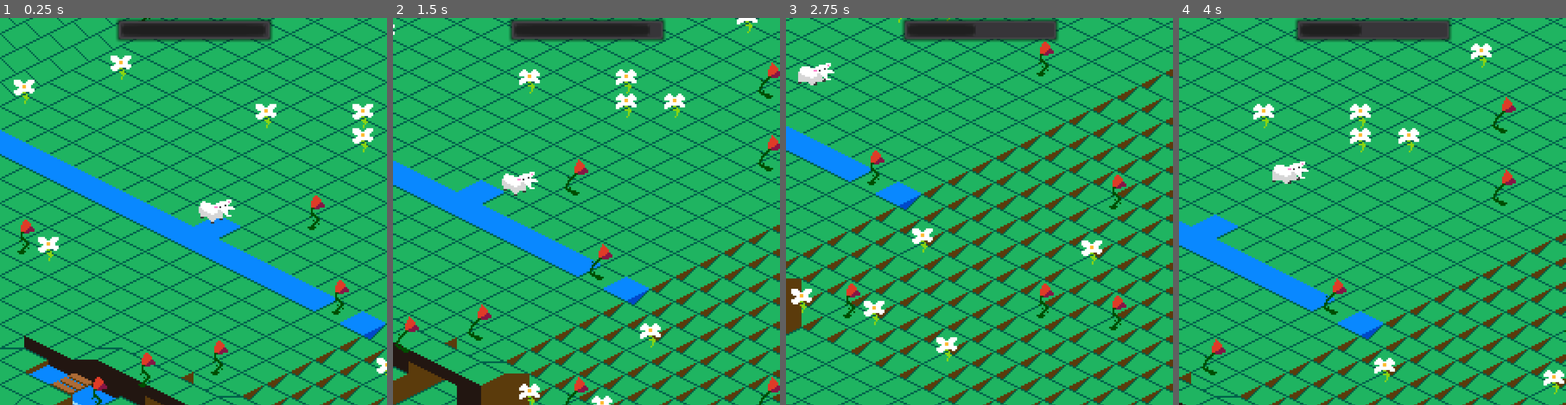
Above: before the commit, frames 1-4 (left to right).
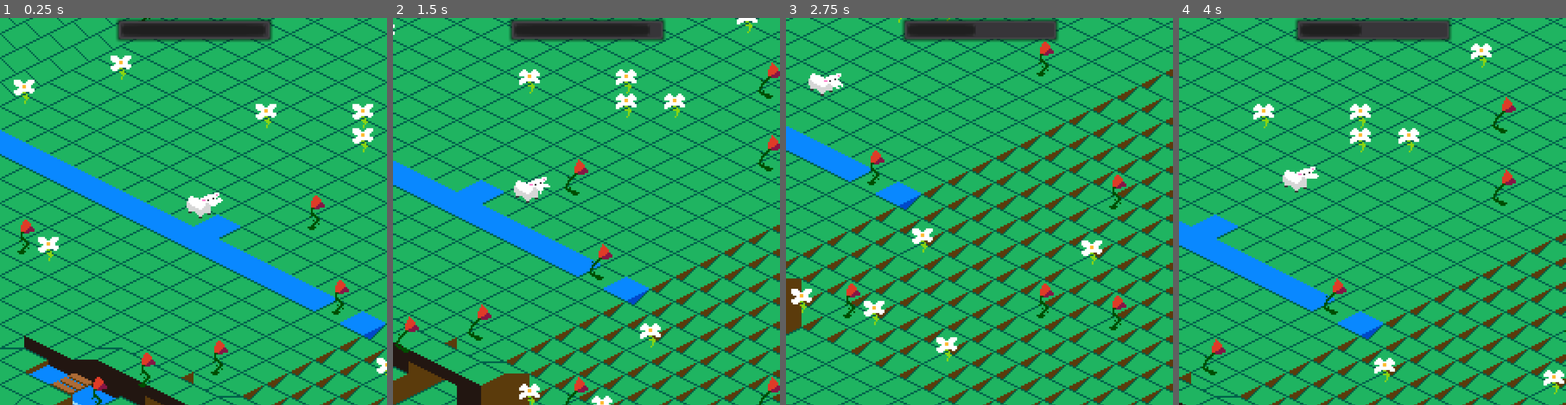
Above: after the commit, the same moments.

Repository: JuggleRob/LD46
Game: Godot game, scene res://src/Game/Game.tscn
Two runs of this game, one before a commit and one after it. Both use one fixed random seed, a clock stepped at 60 frames per second and the inputs below.
Inputs:
- Up to frame 1 (0.25 s): no input
- Up to frame 2 (1.5 s): hold Right (ui_right) 0.53-1.28 s; hold Down (ui_down) from 1.28 s (still down)
- Up to frame 3 (2.75 s): release Down (ui_down) at 2.03 s; hold Right (ui_right) from 2.03 s (still down)
- Up to frame 4 (4 s): release Right (ui_right) at 2.78 s; hold Up (ui_up) 2.78-3.53 s; hold Left (ui_left) from 3.53 s (still down)

The runs differ from the first frame. In frame 1, 0.5% of the frame differs, in the area x 48-61%, y 45-54%; in frame 2, 0.5%; in frame 3, 0.6%, in the area x 3-15%, y 11-21%; in frame 4, 0.5%.

Commit message:
Animaties in sprite node toegevoegd

Diff:
--- a/src/Actors/Sheep.tscn
+++ b/src/Actors/Sheep.tscn
@@ -1,7 +1,9 @@
-[gd_scene load_steps=15 format=2]
+[gd_scene load_steps=50 format=2]
 
 [ext_resource path="res://assets/sheep_se_jump_Sheet.png" type="Texture" id=1]
 [ext_resource path="res://src/Actors/Sheep.gd" type="Script" id=2]
+[ext_resource path="res://assets/sheep_se_chew.png" type="Texture" id=3]
+[ext_resource path="res://assets/sheep_se_death.png" type="Texture" id=4]
 
 [sub_resource type="Animation" id=1]
 resource_name = "down"
@@ -36,47 +38,189 @@
 }
 
 [sub_resource type="AtlasTexture" id=3]
+atlas = ExtResource( 3 )
+region = Rect2( 0, 0, 21, 15 )
+
+[sub_resource type="AtlasTexture" id=4]
+atlas = ExtResource( 3 )
+region = Rect2( 21, 0, 21, 15 )
+
+[sub_resource type="AtlasTexture" id=5]
+atlas = ExtResource( 3 )
+region = Rect2( 42, 0, 21, 15 )
+
+[sub_resource type="AtlasTexture" id=6]
+atlas = ExtResource( 3 )
+region = Rect2( 63, 0, 21, 15 )
+
+[sub_resource type="AtlasTexture" id=7]
+atlas = ExtResource( 3 )
+region = Rect2( 84, 0, 21, 15 )
+
+[sub_resource type="AtlasTexture" id=8]
+atlas = ExtResource( 3 )
+region = Rect2( 105, 0, 21, 15 )
+
+[sub_resource type="AtlasTexture" id=9]
+atlas = ExtResource( 3 )
+region = Rect2( 126, 0, 21, 15 )
+
+[sub_resource type="AtlasTexture" id=10]
+atlas = ExtResource( 3 )
+region = Rect2( 147, 0, 21, 15 )
+
+[sub_resource type="AtlasTexture" id=11]
+atlas = ExtResource( 3 )
+region = Rect2( 168, 0, 21, 15 )
+
+[sub_resource type="AtlasTexture" id=12]
+atlas = ExtResource( 3 )
+region = Rect2( 189, 0, 21, 15 )
+
+[sub_resource type="AtlasTexture" id=13]
+atlas = ExtResource( 3 )
+region = Rect2( 210, 0, 21, 15 )
+
+[sub_resource type="AtlasTexture" id=14]
+atlas = ExtResource( 3 )
+region = Rect2( 231, 0, 21, 15 )
+
+[sub_resource type="AtlasTexture" id=15]
+atlas = ExtResource( 3 )
+region = Rect2( 252, 0, 21, 15 )
+
+[sub_resource type="AtlasTexture" id=16]
+atlas = ExtResource( 3 )
+region = Rect2( 273, 0, 21, 15 )
+
+[sub_resource type="AtlasTexture" id=17]
+atlas = ExtResource( 3 )
+region = Rect2( 294, 0, 21, 15 )
+
+[sub_resource type="AtlasTexture" id=18]
+atlas = ExtResource( 3 )
+region = Rect2( 315, 0, 21, 15 )
+
+[sub_resource type="AtlasTexture" id=19]
 atlas = ExtResource( 1 )
 region = Rect2( 0, 0, 35, 22 )
 
-[sub_resource type="AtlasTexture" id=4]
+[sub_resource type="AtlasTexture" id=20]
 atlas = ExtResource( 1 )
 region = Rect2( 35, 0, 35, 22 )
 
-[sub_resource type="AtlasTexture" id=5]
+[sub_resource type="AtlasTexture" id=21]
 atlas = ExtResource( 1 )
 region = Rect2( 70, 0, 35, 22 )
 
-[sub_resource type="AtlasTexture" id=6]
+[sub_resource type="AtlasTexture" id=22]
 atlas = ExtResource( 1 )
 region = Rect2( 105, 0, 35, 22 )
 
-[sub_resource type="AtlasTexture" id=7]
+[sub_resource type="AtlasTexture" id=23]
 atlas = ExtResource( 1 )
 region = Rect2( 140, 0, 35, 22 )
 
-[sub_resource type="AtlasTexture" id=8]
+[sub_resource type="AtlasTexture" id=24]
 atlas = ExtResource( 1 )
 region = Rect2( 175, 0, 35, 22 )
 
-[sub_resource type="AtlasTexture" id=9]
+[sub_resource type="AtlasTexture" id=25]
 atlas = ExtResource( 1 )
 region = Rect2( 210, 0, 35, 22 )
 
-[sub_resource type="AtlasTexture" id=10]
+[sub_resource type="AtlasTexture" id=26]
 atlas = ExtResource( 1 )
 region = Rect2( 245, 0, 35, 22 )
 
-[sub_resource type="AtlasTexture" id=11]
+[sub_resource type="AtlasTexture" id=27]
 atlas = ExtResource( 1 )
 region = Rect2( 280, 0, 35, 22 )
 
-[sub_resource type="SpriteFrames" id=12]
+[sub_resource type="AtlasTexture" id=28]
+atlas = ExtResource( 4 )
+region = Rect2( 0, 0, 21, 21 )
+
+[sub_resource type="AtlasTexture" id=29]
+atlas = ExtResource( 4 )
+region = Rect2( 21, 0, 21, 21 )
+
+[sub_resource type="AtlasTexture" id=30]
+atlas = ExtResource( 4 )
+region = Rect2( 42, 0, 21, 21 )
+
+[sub_resource type="AtlasTexture" id=31]
+atlas = ExtResource( 4 )
+region = Rect2( 63, 0, 21, 21 )
+
+[sub_resource type="AtlasTexture" id=32]
+atlas = ExtResource( 4 )
+region = Rect2( 84, 0, 21, 21 )
+
+[sub_resource type="AtlasTexture" id=33]
+atlas = ExtResource( 4 )
+region = Rect2( 105, 0, 21, 21 )
+
+[sub_resource type="AtlasTexture" id=34]
+atlas = ExtResource( 4 )
+region = Rect2( 126, 0, 21, 21 )
+
+[sub_resource type="AtlasTexture" id=35]
+atlas = ExtResource( 4 )
+region = Rect2( 147, 0, 21, 21 )
+
+[sub_resource type="AtlasTexture" id=36]
+atlas = ExtResource( 4 )
+region = Rect2( 168, 0, 21, 21 )
+
+[sub_resource type="AtlasTexture" id=37]
+atlas = ExtResource( 4 )
+region = Rect2( 189, 0, 21, 21 )
+
+[sub_resource type="AtlasTexture" id=38]
+atlas = ExtResource( 4 )
+region = Rect2( 210, 0, 21, 21 )
+
+[sub_resource type="AtlasTexture" id=39]
+atlas = ExtResource( 4 )
+region = Rect2( 231, 0, 21, 21 )
+
+[sub_resource type="AtlasTexture" id=40]
+atlas = ExtResource( 4 )
+region = Rect2( 252, 0, 21, 21 )
+
+[sub_resource type="AtlasTexture" id=41]
+atlas = ExtResource( 4 )
+region = Rect2( 273, 0, 21, 21 )
+
+[sub_resource type="AtlasTexture" id=42]
+atlas = ExtResource( 4 )
+region = Rect2( 294, 0, 21, 21 )
+
+[sub_resource type="AtlasTexture" id=43]
+atlas = ExtResource( 4 )
+region = Rect2( 315, 0, 21, 21 )
+
+[sub_resource type="AtlasTexture" id=44]
+atlas = ExtResource( 4 )
+region = Rect2( 336, 0, 21, 21 )
+
+[sub_resource type="SpriteFrames" id=45]
 animations = [ {
-"frames": [ SubResource( 3 ), SubResource( 4 ), SubResource( …(74 unchanged characters)…  ), SubResource( 10 ), SubResource( 11 ) ],
+"frames": [ SubResource( 3 ), SubResource( 4 ), SubResource( …(74 unchanged characters)…  ), SubResource( 10 ), SubResource( 11 ), SubResource( 12 ), SubResource( 13 ), SubResource( 14 ), SubResource( 15 ), SubResource( 16 ), SubResource( 17 ), SubResource( 18 ) ],
+"loop": true,
+"name": "idle",
+"speed": 11.0
+}, {
+"frames": [ SubResource( 19 ), SubResource( 20 ), SubResource( 21 ), SubResource( 22 ), SubResource( 23 ), SubResource( 24 ), SubResource( 25 ), SubResource( 26 ), SubResource( 27 ) ],
 "loop": true,
 "name": "jump_se",
 "speed": 15.0
+}, {
+"frames": [ SubResource( 28 ), SubResource( 29 ), SubResource( 30 ), SubResource( 31 ), SubResource( 32 ), SubResource( 33 ), SubResource( 34 ), SubResource( 35 ), SubResource( 36 ), SubResource( 37 ), SubResource( 38 ), SubResource( 39 ), SubResource( 40 ), SubResource( 41 ), SubResource( 42 ), SubResource( 43 ), SubResource( 44 ) ],
+"loop": false,
+"name": "death",
+"speed": 15.0
 } ]
 
 [node name="Schaap" type="Node2D"]
@@ -87,7 +231,7 @@
 anims/up = SubResource( 2 )
 
 [node name="sprite" type="AnimatedSprite" parent="AnimationPlayer"]
-frames = SubResource( 12 )
-animation = "jump_se"
-frame = 5
+frames = SubResource( 45 )
+animation = "idle"
+frame = 1
 playing = true
